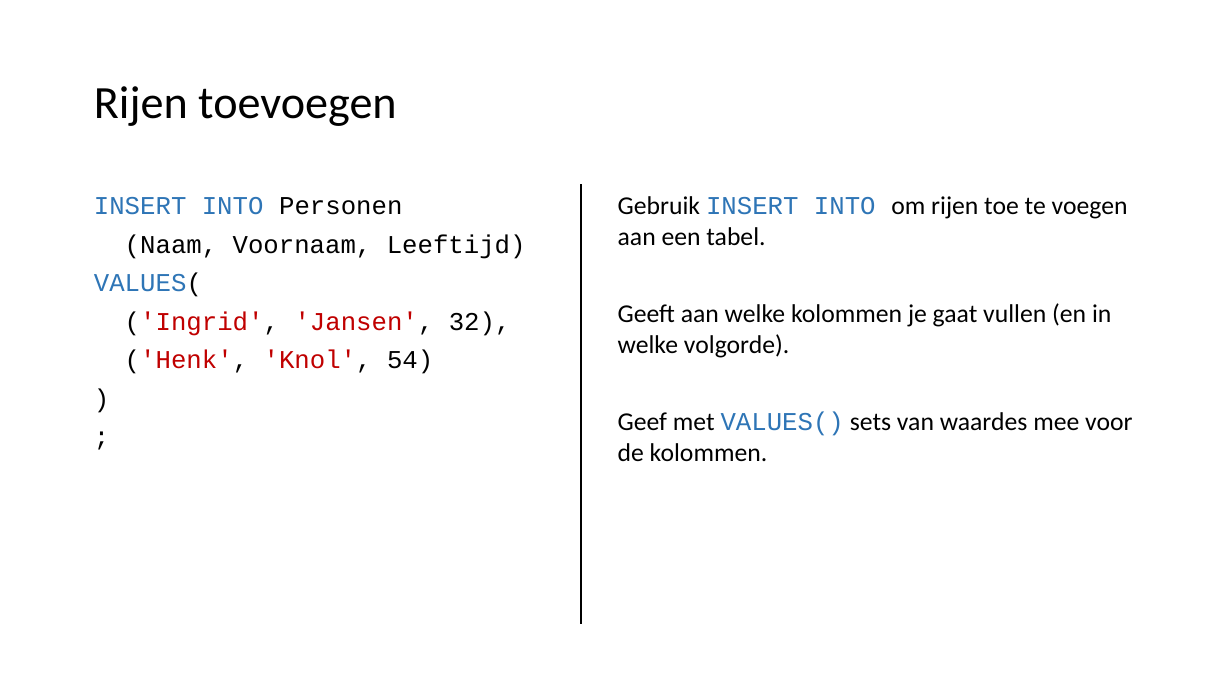
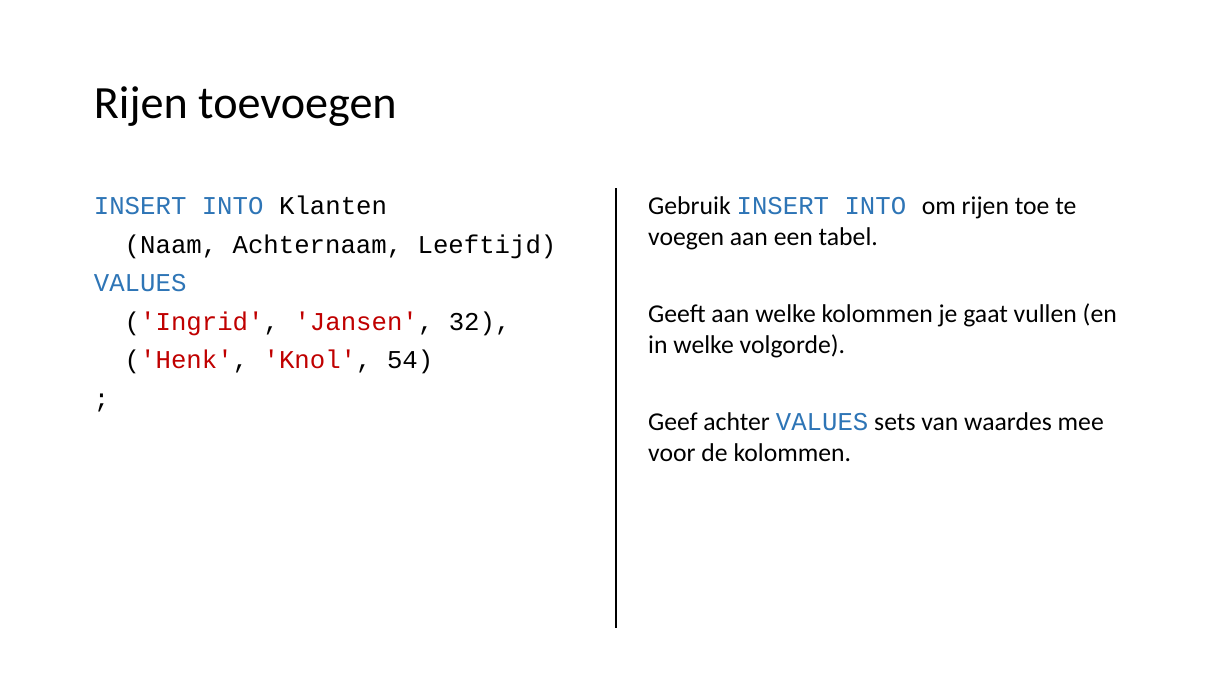
Before and after one commit to LFKoning/knowledge-sharing, a slide deck: slide 51 of sql_course/1_basics/1_basics.pptx. Drawn at 1232x693 pixels with LibreOffice and Linux fonts; fonts in the diff are those of the drawing. Boxes give left, top, right and bottom in pixels: in the first picture for what was removed or moved away, otherwise in the second. Text is boxed around its words. In the diff, an @@ line names an element or a change of style, - is before the commit and + after.

```diff
--- a/sql_course/1_basics/1_basics.pptx
+++ b/sql_course/1_basics/1_basics.pptx
@@ text at (x1=94, y1=195, x2=557, y2=374): paragraph removed @@
-)
@@ text at (x1=94, y1=195, x2=557, y2=292): text changed @@
-INSERT INTO Personen
-(Naam, Voornaam, Leeftijd)
-VALUES(
+INSERT INTO Klanten
+(Naam, Achternaam, Leeftijd)
+VALUES
@@ line moved from (581, 185) - (581, 625) to (616, 189) - (616, 628) @@
@@ text "Gebruik INSERT INTO om rijen ..." moved from (x1=618, y1=196, x2=1132, y2=461) to (x1=648, y1=196, x2=1117, y2=461) @@
@@ text at (x1=648, y1=412, x2=1104, y2=461): text changed @@
-Geef met VALUES() sets van waardes mee voor de kolommen.
+Geef achter VALUES sets van waardes mee voor de kolommen.
```
Also in this commit, not shown: 12 slides added, 4 other files.
